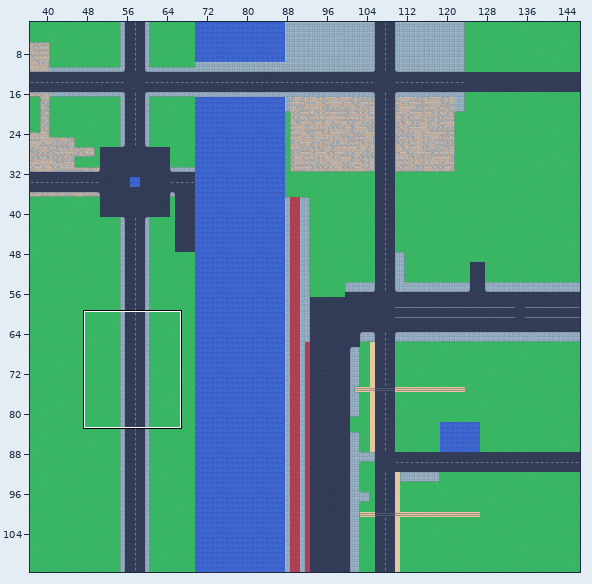
Tiled map (JSON) -- maps/warszawa.tmj. Above: a wide view before the commit, with the close-up outlined.
Close-up. Before the edit:
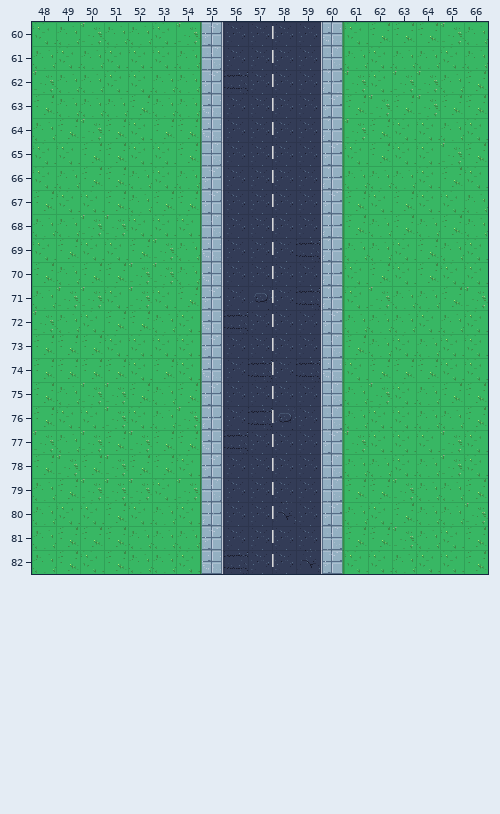
Cells are 32x32 px. Shown: x 48..66, y 60..82. The commit also changed other parts of the map, which this record leaves out.
After the commit:
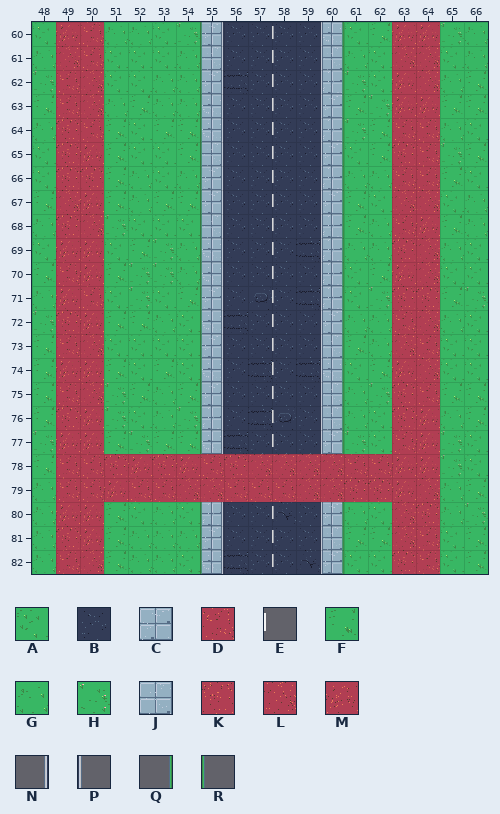
Key: from "training": A 0, B 1, C 2, D 3, E 6, F 8, G 9, H 10, J 15, K 17, L 18, M 19, N 49, P 55, Q 65, R 71.
_ is an empty cell.
Change:
Layer "ground":
Tile A becomes tile D in row 64 at x 63 to 64; in rows 65 to 66 at x 64; in row 77 at x 63; in row 79 at x 53; in row 82 at x 64.
Tile B becomes tile D in row 79 at x 56 to 58.
Tile C becomes tile D in row 78 at x 55.
Tile F becomes tile D in row 68 at x 63; in row 73 at x 49; in row 78 at x 50; in row 79 at x 49; in row 82 at x 49.
Tile G becomes tile D in row 61 at x 50; in rows 62 to 63 at x 49; in row 66 at x 63; in row 70 at x 49; in row 72 at x 63; in row 73 at x 64.
Tile G becomes tile D in row 75 at x 49 and 64; in row 78 at x 61 to 62; in row 81 at x 64.
Tile H becomes tile D in row 60 at x 50; in row 64 at x 50; in row 71 at x 50; in row 78 at x 49; in row 79 at x 50 and 52.
Tile A becomes tile K in row 65 at x 49 and 63; in row 69 at x 63; in row 75 at x 63; in row 76 at x 49 and 63.
Tile B becomes tile K in row 78 at x 56.
Tile F becomes tile K in row 64 at x 49; in row 66 at x 50; in row 78 at x 53; in row 79 at x 61 to 62; in row 81 at x 49.
Tile G becomes tile K in row 66 at x 49; in row 68 at x 49; in row 71 at x 63 to 64; in row 72 at x 49; in row 80 at x 64; in row 82 at x 63.
Tile H becomes tile K in row 78 at x 51.
Tile A becomes tile L in row 61 at x 49; in row 67 at x 49 and 64; in row 72 at x 64; in row 73 at x 63; in row 82 at x 50.
Tile B becomes tile L in row 78 at x 57 to 59; in row 79 at x 59.
Tile F becomes tile L in row 67 at x 63; in rows 69 to 70 at x 64; in row 73 at x 50; in row 74 at x 64; in row 80 at x 63.
Tile G becomes tile L in row 61 at x 63 to 64; in rows 62 to 63 at x 50; in row 79 at x 64.
Tile H becomes tile L in row 62 at x 64; in row 68 at x 50; in row 75 at x 50; in row 79 at x 54; in row 81 at x 63.
Tile J becomes tile L in row 78 at x 60; in row 79 at x 55 and 60.
Tile A becomes tile M in row 67 at x 50; in row 69 at x 50; in row 70 at x 63; in row 72 at x 50; in row 76 at x 50; in row 77 at x 64.
Tile A becomes tile M in row 78 at x 54 and 63; in row 80 at x 49 to 50.
Tile F becomes tile M in row 60 at x 63 to 64; in row 63 at x 63; in row 65 at x 50; in row 69 at x 49; in row 70 at x 50; in row 74 at x 49 to 50 and 63.
Tile F becomes tile M in row 78 at x 52; in row 81 at x 50.
Tile G becomes tile M in row 60 at x 49; in row 68 at x 64; in row 76 at x 64; in row 77 at x 49; in row 78 at x 64.
Tile H becomes tile M in row 62 at x 63; in row 63 at x 64; in row 71 at x 49; in row 77 at x 50; in row 79 at x 51 and 63.
Layer "markings":
Tile E is gone in rows 78 to 79 at x 58.
Layer "verge":
Tile Q is gone in rows 78 to 79 at x 60.
Tile R is gone in rows 78 to 79 at x 55.
Layer "curb":
Tile N is gone in rows 78 to 79 at x 55.
Tile P is gone in rows 78 to 79 at x 60.
Changed places in both close-ups, as pixel boxes (x1, y1, x2, y2):
changed: (56, 22, 440, 574)
